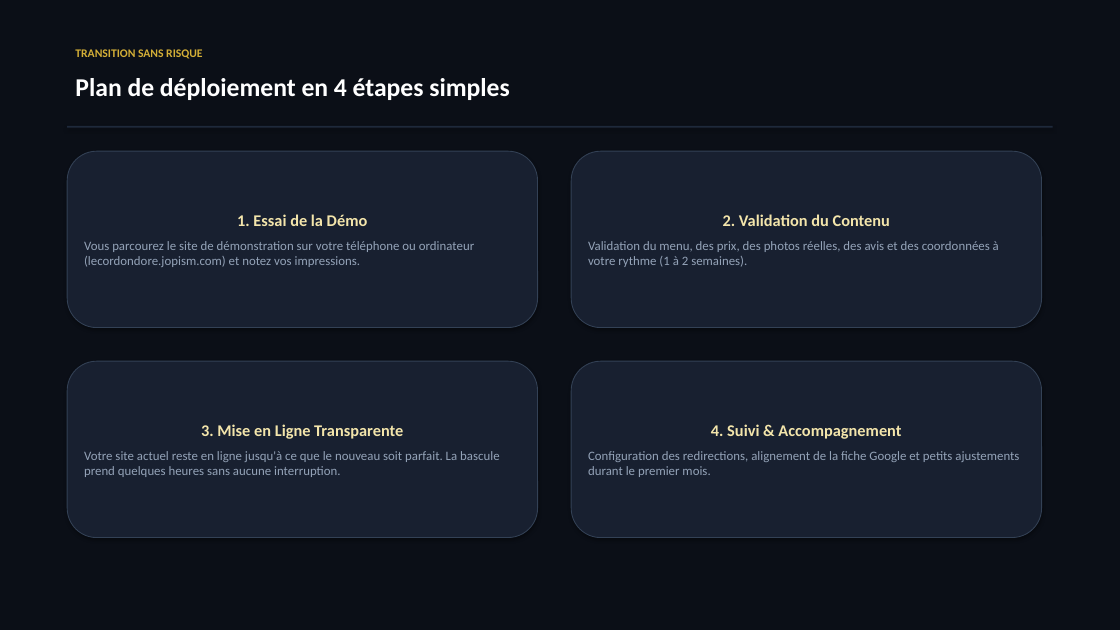
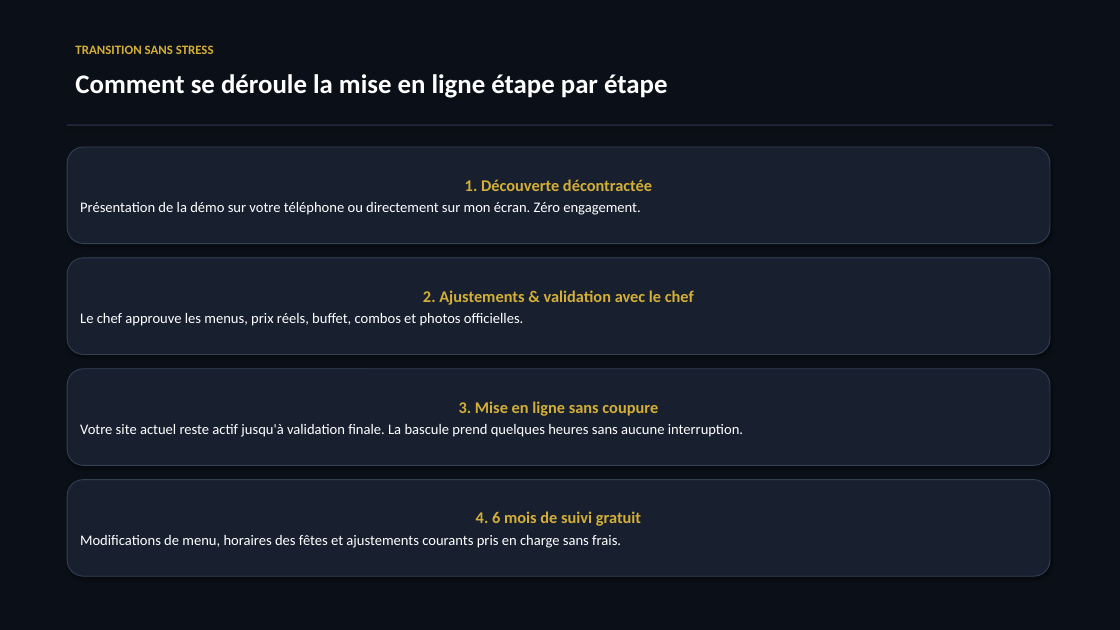
Before and after one commit to JopPank/le-cordon-dore, a slide deck: slide 8 of Presentation-Le-Cordon-Dore.pptx. Drawn at 1120x630 pixels with LibreOffice and Linux fonts; fonts in the diff are those of the drawing. Boxes give left, top, right and bottom in pixels: in the first picture for what was removed or moved away, otherwise in the second. Text is boxed around its words. In the diff, an @@ line names an element or a change of style, - is before the commit and + after.

```diff
--- a/Presentation-Le-Cordon-Dore.pptx
+++ b/Presentation-Le-Cordon-Dore.pptx
@@ text at (75, 45, 214, 54): text changed; size 10 to 11 pt @@
-TRANSITION SANS RISQUE
+TRANSITION SANS STRESS
@@ text at (75, 74, 667, 98): text changed; size 22 to 23 pt @@
-Plan de déploiement en 4 étapes simples
+Comment se déroule la mise en ligne étape par étape
@@ rounded rectangle "1. Découverte décontractée": place and size @@
-rounded rectangle "1. Découverte décontractée" at (67, 151, 538, 328)
+rounded rectangle "1. Découverte décontractée" at (67, 147, 1050, 244)
@@ text in rounded rectangle at (80, 179, 652, 215): text changed; size 11 to 12.5 pt; text colour #94A3B8 to #FFFFFF @@
-1. Essai de la Démo
-Vous parcourez le site de démonstration sur votre téléphone ou ordinateur (lecordondore.jopism.com) et notez vos impressions.
+1. Découverte décontractée
+Présentation de la démo sur votre téléphone ou directement sur mon écran. Zéro engagement.
@@ rounded rectangle "2. Ajustements & validation avec ...": place and size @@
-rounded rectangle "2. Ajustements & validation avec ..." at (571, 151, 1042, 328)
+rounded rectangle "2. Ajustements & validation avec ..." at (67, 258, 1050, 355)
@@ text in rounded rectangle at (80, 290, 694, 326): text changed; size 11 to 12.5 pt; text colour #94A3B8 to #FFFFFF @@
-2. Validation du Contenu
-Validation du menu, des prix, des photos réelles, des avis et des coordonnées à votre rythme (1 à 2 semaines).
+2. Ajustements & validation avec le chef
+Le chef approuve les menus, prix réels, buffet, combos et photos officielles.
@@ rounded rectangle "3. Mise en ligne sans ...": place and size @@
-rounded rectangle "3. Mise en ligne sans ..." at (67, 361, 538, 538)
+rounded rectangle "3. Mise en ligne sans ..." at (67, 369, 1050, 465)
@@ text in rounded rectangle at (80, 401, 743, 437): text changed; size 11 to 12.5 pt; text colour #94A3B8 to #FFFFFF @@
-3. Mise en Ligne Transparente
-Votre site actuel reste en ligne jusqu'à ce que le nouveau soit parfait. La bascule prend quelques heures sans aucune interruption.
+3. Mise en ligne sans coupure
+Votre site actuel reste actif jusqu'à validation finale. La bascule prend quelques heures sans aucune interruption.
@@ rounded rectangle "4. 6 mois de suivi ...": place and size @@
-rounded rectangle "4. 6 mois de suivi ..." at (571, 361, 1042, 538)
+rounded rectangle "4. 6 mois de suivi ..." at (67, 480, 1050, 576)
@@ text in rounded rectangle at (80, 511, 641, 548): text changed; size 11 to 12.5 pt; text colour #94A3B8 to #FFFFFF @@
-4. Suivi & Accompagnement
-Configuration des redirections, alignement de la fiche Google et petits ajustements durant le premier mois.
+4. 6 mois de suivi gratuit
+Modifications de menu, horaires des fêtes et ajustements courants pris en charge sans frais.
```
Also in this commit, not shown: 8 other slides changed, 10 other files.
